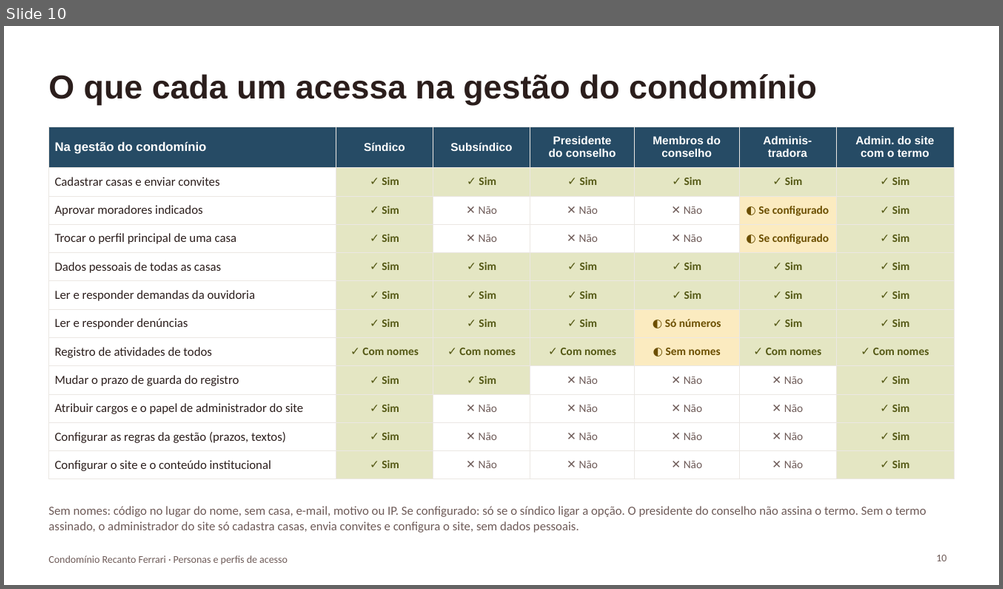
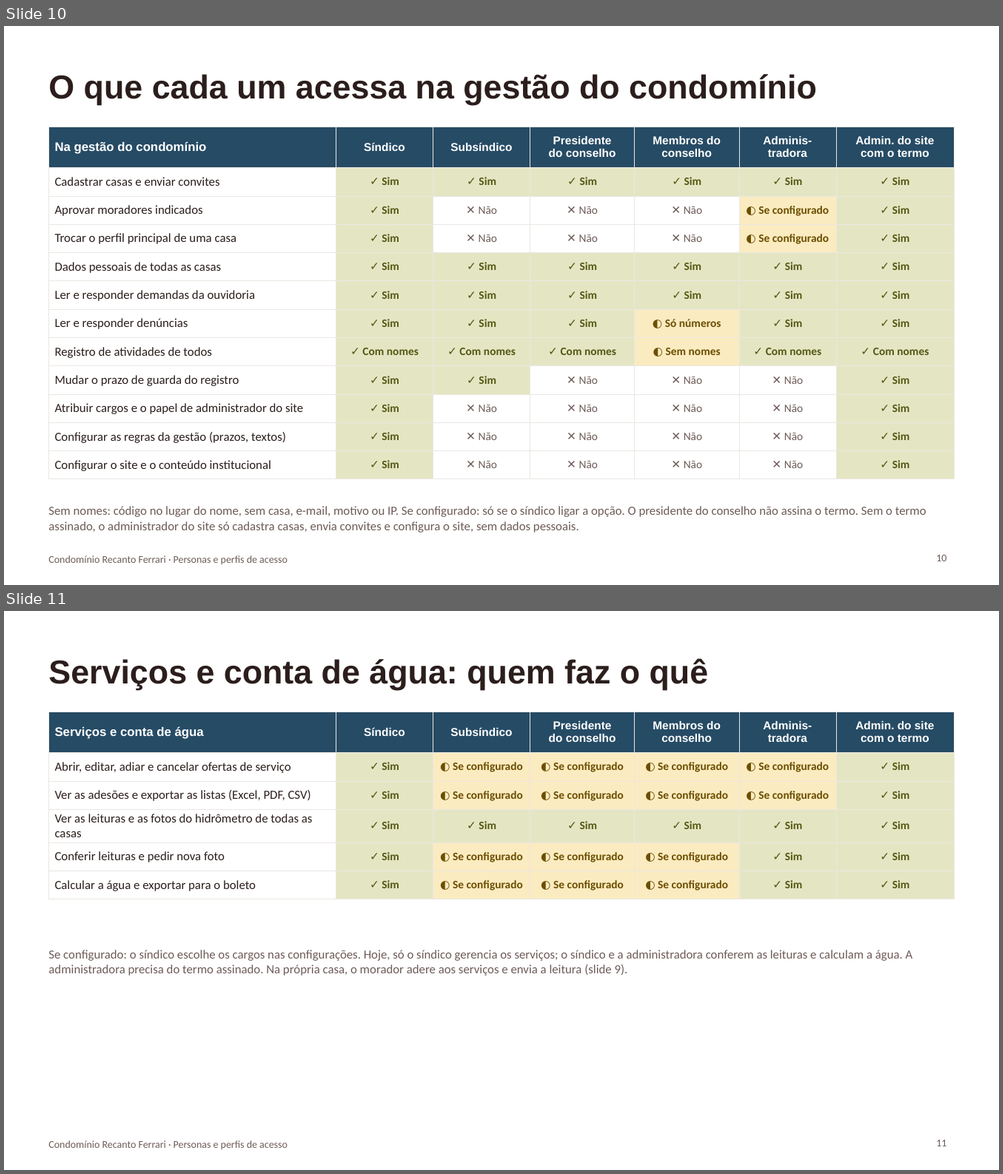
Before and after one commit to paulamuhlbach/recantoferrari, a slide deck: apresentacoes/Personas-e-perfis-de-acesso.pptx. Shown one above the other, each under a label of ours: slide 10 before the commit, slides 10 and 11 after it. The pictures are 1003x589 and 1003x1174 pixels, drawn with LibreOffice and Linux fonts; fonts in the diff are those of the drawing. Boxes give left, top, right and bottom in pixels: in the first picture for what was removed or moved away, otherwise in the second. Text is boxed around its words. In the diff, an @@ line names an element or a change of style, - is before the commit and + after.

```diff
--- a/apresentacoes/Personas-e-perfis-de-acesso.pptx
+++ b/apresentacoes/Personas-e-perfis-de-acesso.pptx
@@ slide 11 added at box(4, 611, 999, 1170), background #FFFFFF; not listed: 1 template element that a slide beside it also shows @@
@@ title added at box(48, 658, 708, 690), 32 pt, text #2B1E1C, bold @@
+Serviços e conta de água: quem faz o quê
@@ table added at box(48, 712, 954, 894), 6 rows, 7 columns @@
+Serviços e conta de água | Síndico | Subsíndico | Presidente / do conselho | Membros do / conselho | Adminis- / tradora | Admin. do site / com o termo
+Abrir, editar, adiar e cancelar ofertas de serviço | ✓ Sim | ◐ Se configurado | ◐ Se configurado | ◐ Se configurado | ◐ Se configurado | ✓ Sim
+Ver as adesões e exportar as listas (Excel, PDF, CSV) | ✓ Sim | ◐ Se configurado | ◐ Se configurado | ◐ Se configurado | ◐ Se configurado | ✓ Sim
+Ver as leituras e as fotos do hidrômetro de todas as casas | ✓ Sim | ✓ Sim | ✓ Sim | ✓ Sim | ✓ Sim | ✓ Sim
+Conferir leituras e pedir nova foto | ✓ Sim | ◐ Se configurado | ◐ Se configurado | ◐ Se configurado | ✓ Sim | ✓ Sim
+Calcular a água e exportar para o boleto | ✓ Sim | ◐ Se configurado | ◐ Se configurado | ◐ Se configurado | ✓ Sim | ✓ Sim
@@ text added at box(48, 950, 913, 976), 12 pt, text #6E5B58 @@
+Se configurado: o síndico escolhe os cargos nas configurações. Hoje, só o síndico gerencia os serviços; o síndico e a administradora conferem as leituras e calculam a água. A administradora precisa do termo assinado. Na própria casa, o morador adere aos serviços e envia a leitura (slide 9).
@@ page number added at box(936, 1140, 946, 1147), 10 pt, text #6E5B58 @@
+11
```
Also in this commit, not shown: 1 slide changed, 5 other files.
